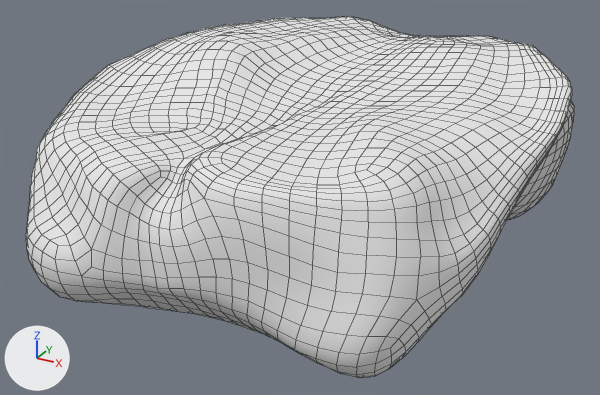
What one commit did to the OBJ model model/stone.obj.
Rendered twice from a 50 mm camera at (0.686, -1.306, 0.562) aimed at (-0.01, -0.041, -0.071). The axes (+X, +Y, +Z) are drawn at lower left. The lights are the same throughout. Mesh edges are drawn as thin lines. Where no turn or scale is listed for an object, it has been applied to the vertices.

In view in the first picture: 'tripo_node_2a6e507d-8e8f-4717-a330-670b9d29258d'.
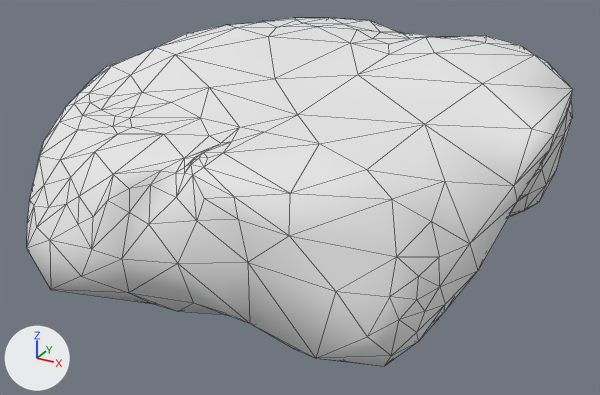
The change, as a diff of the scene's bpy script:
```diff
--- a/model/stone.obj.py
+++ b/model/stone.obj.py
@@ me_tripo_node_2a6e507d_8e8f_4717_a330_670b9d29258d @@
 # used by ob_tripo_node_2a6e507d_8e8f_4717_a330_670b9d29258d; location = (0.0, 0.0, 0.0)
-me_tripo_node_2a6e507d_8e8f_4717_a330_670b9d29258d.from_pydata(...)  # 2662 vertices, 2660 faces; spans x -0.442..0.441, y -0.5..0.498, z -0.198..0.197
+me_tripo_node_2a6e507d_8e8f_4717_a330_670b9d29258d.from_pydata(...)  # 435 vertices, 866 faces; spans x -0.44..0.437, y -0.496..0.498, z -0.194..0.19
+# me_tripo_node_2a6e507d_8e8f_4717_a330_670b9d29258d part 1: 2227 vertices removed from x -0.442..0.441, y -0.5..0.498, z -0.198..0.197
 me_tripo_node_2a6e507d_8e8f_4717_a330_670b9d29258d.materials.append(mat_tripo_mat_2a6e507d_8e8f_4717_a330_670b9d29258d)
```

Where the change shows, as pixel boxes [x1, y1, x2, y2] in the pictures (600 x 395 px):
'tripo_node_2a6e507d-8e8f-4717-a330-670b9d29258d', reshaped: before [26, 16, 574, 378]; after [27, 18, 573, 366]
part 1 of me_tripo_node_2a6e507d_8e8f_4717_a330_670b9d29258d, deleted: before [26, 16, 574, 378]
